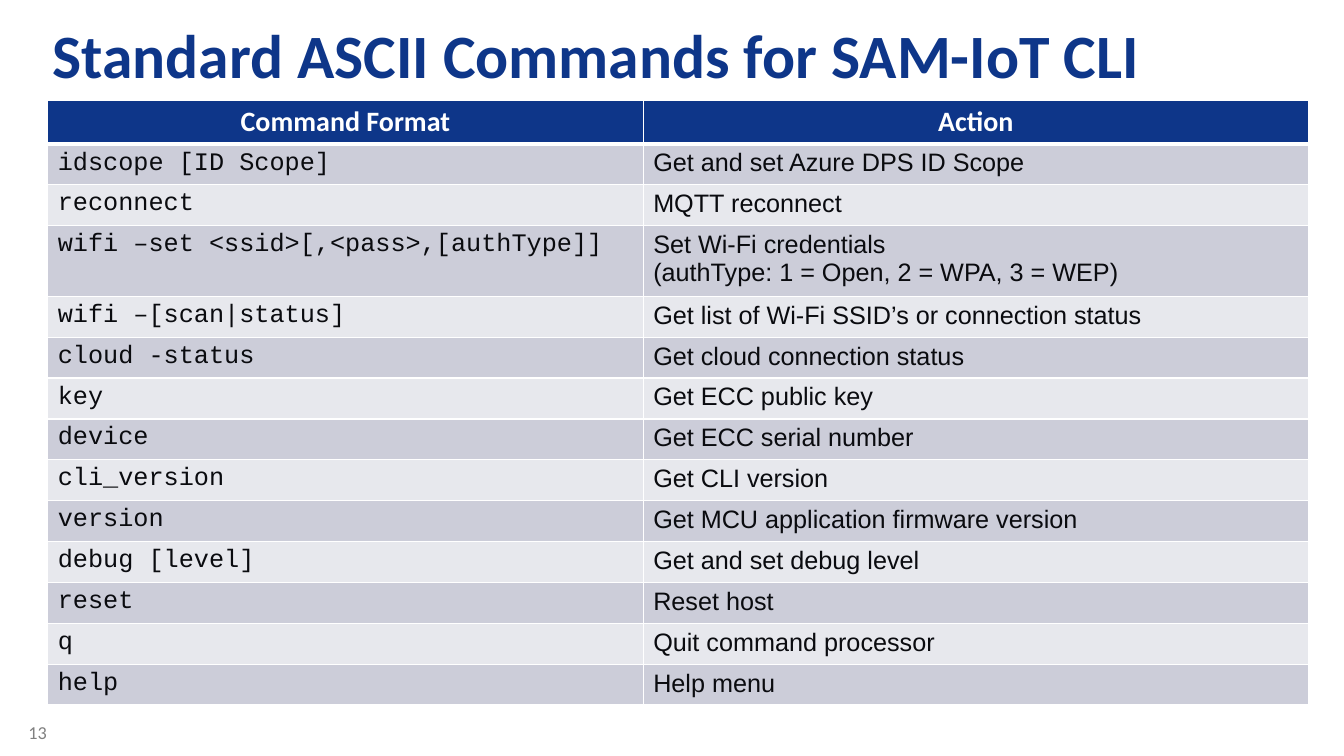
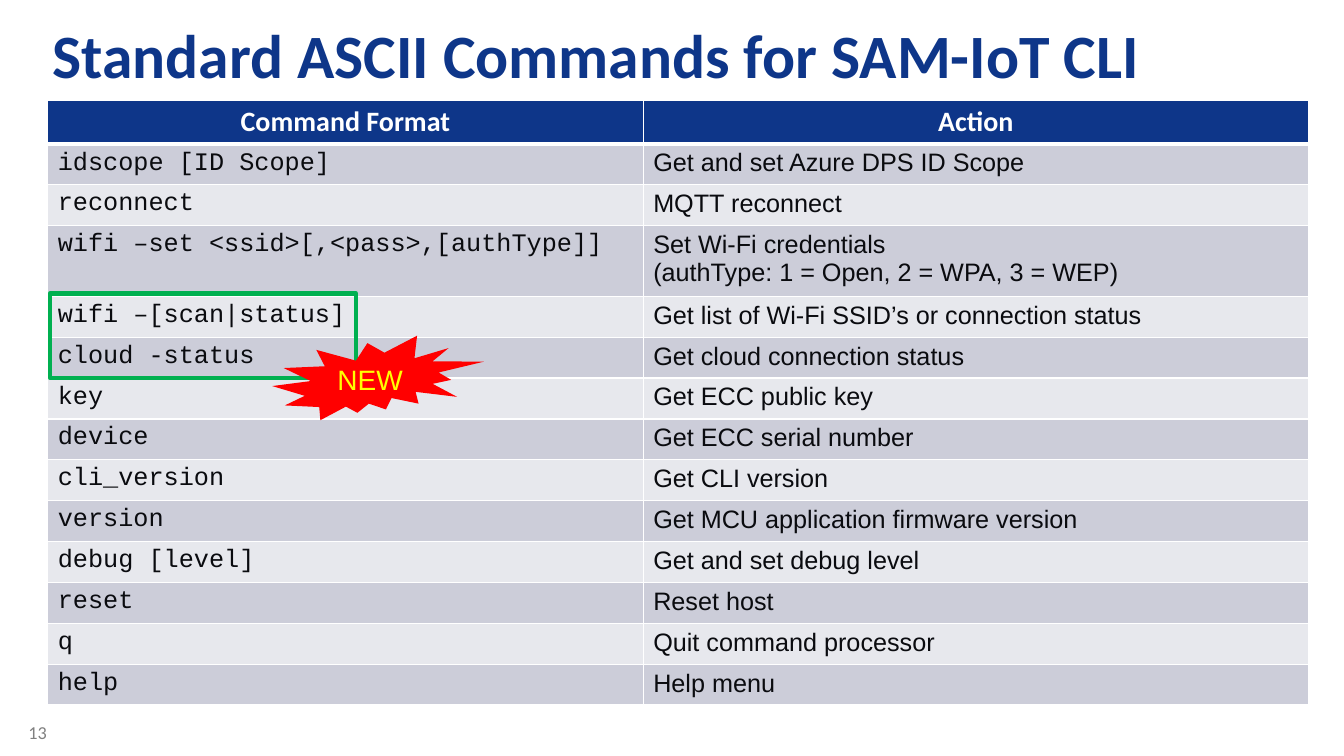
Before and after one commit to Azure-Samples/Microchip-SAM-IoT-Wx, a slide deck: slide 13 of AO-Smith-MSFT-MCHP-r6.pptx. Drawn at 1344x756 pixels with LibreOffice and Linux fonts; fonts in the diff are those of the drawing; background and template pictures are left out. Boxes give left, top, right and bottom in pixels: in the first picture for what was removed or moved away, otherwise in the second. Text is boxed around its words. In the diff, an @@ line names an element or a change of style, - is before the commit and + after.

```diff
--- a/AO-Smith-MSFT-MCHP-r6.pptx
+++ b/AO-Smith-MSFT-MCHP-r6.pptx
@@ rectangle added at bbox=[49, 293, 356, 378], outline #00B050 3 pt @@
@@ irregular seal added at bbox=[272, 336, 484, 420], fill #FF0000, 20 pt, text #FFFF00 @@
+NEW
```
Also in this commit, not shown: 1 other slide changed.
